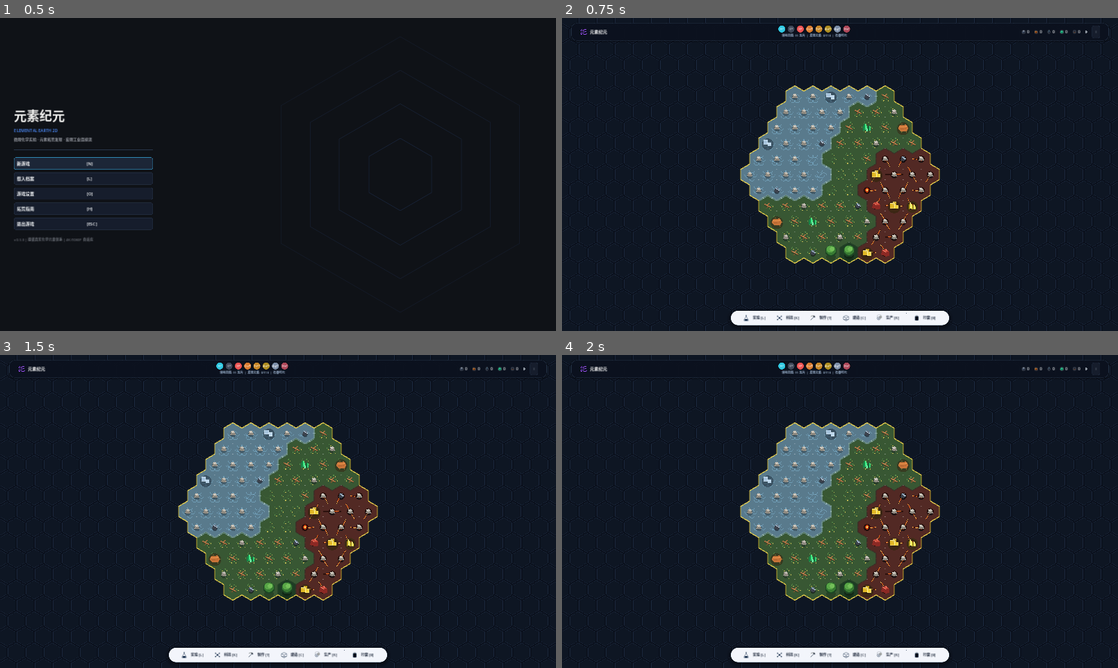
Above: before the commit, frames 1-4 (two rows, left to right).
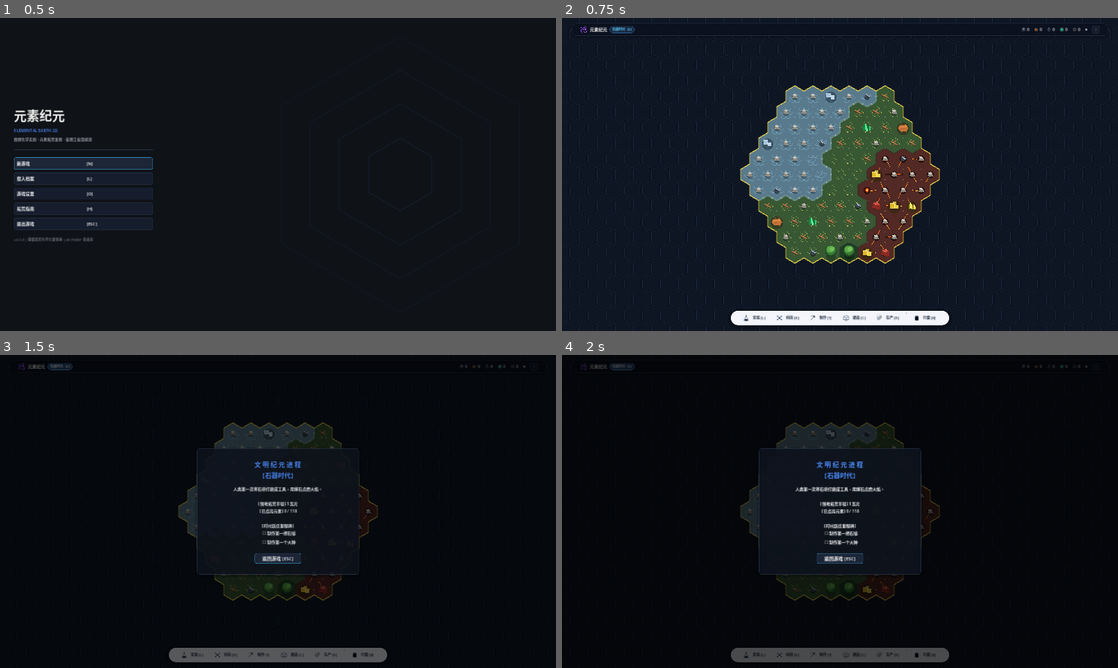
Above: after the commit, the same moments.

Repository: imlinhanchao/elemental-earth-2d
Game: Godot game, scene res://src/scenes/main_menu.tscn
Two runs of this game, one before a commit and one after it. Both use one fixed random seed, a clock stepped at 60 frames per second and the inputs below.
Inputs (mouse positions are in pixels of both pictures, inside the frame that each line leads up to):
- Up to frame 1 (0.5 s): no input
- Up to frame 2 (0.75 s): click "新游戏 [N]" at 0.5 s
- Up to frame 3 (1.5 s): click (61, 367) at 1.25 s, where only the run after the commit has a clickable "石器时代 0/2"
- Up to frame 4 (2 s): no input

Frame 1 is identical in both runs. In frame 2, 0.8% of the frame differs, in the area x 1-99%, y 2-8%; in frame 3, 22%; in frame 4, 82%, in the area x 0-100%, y 0-100%.

Commit message:
feat(ui): remove redundant center elements from top bar and add interactive era progress capsule on left

Diff:
--- a/src/scenes/world.gd
+++ b/src/scenes/world.gd
@@ -108,6 +108,8 @@
 		hud.periodic_modal.open()
 	elif arg_name == "--screenshot-hud":
 		pass # 保持主界面纯净 HUD 与大世界大视野
+	elif arg_name == "--screenshot-era-modal":
+		hud.era_modal.show_current_era_status()
 	elif arg_name == "--screenshot-context-menu":
 		var test_hex = Vector2i(1, 0)
 		var test_screen_pos = Vector2(850, 420)
--- a/src/ui/era_transition_modal.gd
+++ b/src/ui/era_transition_modal.gd
@@ -50,3 +50,40 @@
 	var tw = create_tween()
 	tw.tween_property(self, "modulate:a", 1.0, 0.4)
 	tw.parallel().tween_property(self, "scale", Vector2.ONE, 0.4).set_trans(Tween.TRANS_QUAD).set_ease(Tween.EASE_OUT)
+
+func show_current_era_status() -> void:
+	var cur_era = GameState.current_era
+	var era_def = DataDB.get_era(cur_era)
+	var era_name = str(era_def.get("name", "石器时代")).split(" (")[0]
+	var era_desc = str(era_def.get("description", ""))
+	var milestones = era_def.get("milestones", [])
+
+	title_label.text = "文 明 纪 元 进 程\n【%s】" % era_name
+
+	var lines: Array[String] = []
+	if era_desc != "":
+		lines.append(era_desc)
+		lines.append("")
+	lines.append("【领地拓荒半径】%d 瓦片" % GameState.get_current_territory_radius())
+	lines.append("【已点亮元素】%d / 118" % GameState.discovered_elements.size())
+	lines.append("")
+	if milestones.size() > 0:
+		lines.append("【时代跃迁里程碑】")
+		for m in milestones:
+			var m_k = str(m.get("key", ""))
+			var m_desc = str(m.get("description", m_k))
+			var done = GameState.completed_milestones.has(m_k)
+			lines.append("  %s %s" % ["✅" if done else "⬜", m_desc])
+	else:
+		lines.append("【时代跃迁目标】深入探索大世界并冶炼新金属以突破新纪元！")
+
+	desc_label.text = "\n".join(lines)
+	btn_continue.text = "返回游戏 [ESC]"
+	visible = true
+	btn_continue.grab_focus()
+
+	modulate.a = 0.0
+	scale = Vector2(0.95, 0.95)
+	var tw = create_tween()
+	tw.tween_property(self, "modulate:a", 1.0, 0.2)
+	tw.parallel().tween_property(self, "scale", Vector2.ONE, 0.2).set_trans(Tween.TRANS_QUAD).set_ease(Tween.EASE_OUT)
--- a/src/ui/hud.gd
+++ b/src/ui/hud.gd
@@ -15,11 +15,10 @@
 var current_tab: CategoryTab = CategoryTab.NONE
 
 # 顶部导航与状态条
-@onready var telemetry_label = $Margin/MainVBox/TopBarPanel/Margin/HBox/CenterBox/TelemetryLabel
-@onready var badges_row = $Margin/MainVBox/TopBarPanel/Margin/HBox/CenterBox/BadgesRow
 @onready var logo_icon = $Margin/MainVBox/TopBarPanel/Margin/HBox/LogoBox/LogoIcon
 @onready var logo_title = $Margin/MainVBox/TopBarPanel/Margin/HBox/LogoBox/LogoTextVBox/LogoTitle
 @onready var logo_sub = $Margin/MainVBox/TopBarPanel/Margin/HBox/LogoBox/LogoTextVBox/LogoSub
+@onready var era_badge_btn = $Margin/MainVBox/TopBarPanel/Margin/HBox/LogoBox/EraBadgeBtn
 @onready var save_dot = $Margin/MainVBox/TopBarPanel/Margin/HBox/SaveDot
 @onready var btn_menu = $Margin/MainVBox/TopBarPanel/Margin/HBox/BtnMenu
 
@@ -153,12 +152,19 @@
 	btn_add_malachite.pressed.connect(_on_btn_add_malachite_pressed)
 	btn_add_iron_ore.pressed.connect(_on_btn_add_iron_ore_pressed)
 
+	if era_badge_btn:
+		era_badge_btn.pressed.connect(_on_era_badge_pressed)
+
 	furnace_panel.visible = false
 	action_drawer.visible = false
 	_apply_scheme3_styling()
 	_update_inventory_ui()
 	_update_era_label()
 	_update_task_queue_ui()
+
+func _on_era_badge_pressed() -> void:
+	if era_modal:
+		era_modal.show_current_era_status()
 
 func _toggle_category(tab: CategoryTab) -> void:
 	if tab == CategoryTab.TECH:
@@ -568,11 +574,38 @@
 	if logo_sub:
 		logo_sub.visible = false
 		logo_sub.text = ""
-	if telemetry_label:
-		telemetry_label.add_theme_color_override("font_color", Color(0.70, 0.80, 0.92, 0.9))
-		telemetry_label.add_theme_font_size_override("font_size", 10)
-
-	_setup_element_badges()
+	if era_badge_btn:
+		var pill_normal = StyleBoxFlat.new()
+		pill_normal.bg_color = Color(0.12, 0.22, 0.35, 0.65)
+		pill_normal.border_color = Color(0.25, 0.55, 0.85, 0.75)
+		pill_normal.border_width_left = 1
+		pill_normal.border_width_top = 1
+		pill_normal.border_width_right = 1
+		pill_normal.border_width_bottom = 1
+		pill_normal.corner_radius_top_left = 12
+		pill_normal.corner_radius_top_right = 12
+		pill_normal.corner_radius_bottom_left = 12
+		pill_normal.corner_radius_bottom_right = 12
+		pill_normal.content_margin_left = 10
+		pill_normal.content_margin_right = 10
+		pill_normal.content_margin_top = 2
+		pill_normal.content_margin_bottom = 2
+
+		var pill_hover = pill_normal.duplicate()
+		pill_hover.bg_color = Color(0.18, 0.32, 0.50, 0.9)
+		pill_hover.border_color = Color(0.35, 0.75, 1.0, 0.95)
+
+		era_badge_btn.add_theme_stylebox_override("normal", pill_normal)
+		era_badge_btn.add_theme_stylebox_override("hover", pill_hover)
+		era_badge_btn.add_theme_stylebox_override("pressed", pill_hover)
+		era_badge_btn.add_theme_color_override("font_color", Color(0.38, 0.82, 1.0, 1.0))
+		era_badge_btn.add_theme_color_override("font_hover_color", Color.WHITE)
+		era_badge_btn.add_theme_font_size_override("font_size", 11)
+
+		if ResourceLoader.exists("res://assets/icons/era.svg"):
+			era_badge_btn.icon = load("res://assets/icons/era.svg")
+			era_badge_btn.expand_icon = true
+			era_badge_btn.custom_minimum_size = Vector2(0, 24)
 
 	# 2. 底栏悬浮交互坞 (Floating Action Dock - 纯白亮瓷发光胶囊岛)
 	var dock_box = StyleBoxFlat.new()
@@ -1024,58 +1057,42 @@
 	btn_tab_inventory.tooltip_text = "\n".join(lines)
 
 func _update_era_label() -> void:
-	if telemetry_label:
-		var terr_radius = GameState.get_current_territory_radius()
-		var terr_count = (3 * terr_radius * (terr_radius + 1) + 1)
-		var disc_count = GameState.discovered_elements.size()
-		var era_name = GameState.ERA_NAMES[GameState.current_era].split(" (")[0]
-		telemetry_label.text = "领地范围: %d 瓦片  |  发现元素: %d/118  |  %s" % [terr_count, disc_count, era_name]
-
-# 初始化顶栏圆形 IUPAC 元素徽标列 (方案三 Scheme 3 核心科技象征)
-func _setup_element_badges() -> void:
-	if not badges_row:
+	if not era_badge_btn:
 		return
-	for child in badges_row.get_children():
-		child.queue_free()
-	var badge_defs = [
-		{"sym": "H", "num": "1", "bg": Color(0.18, 0.78, 0.88)}, # Cyan
-		{"sym": "C", "num": "6", "bg": Color(0.24, 0.28, 0.35)}, # Slate
-		{"sym": "O", "num": "8", "bg": Color(0.92, 0.32, 0.32)}, # Coral
-		{"sym": "Cu", "num": "29", "bg": Color(0.85, 0.48, 0.18)}, # Copper
-		{"sym": "Fe", "num": "26", "bg": Color(0.78, 0.52, 0.14)}, # Amber
-		{"sym": "Au", "num": "79", "bg": Color(0.68, 0.55, 0.12)}, # Gold
-		{"sym": "Ag", "num": "47", "bg": Color(0.48, 0.55, 0.65)}, # Silver
-		{"sym": "He", "num": "2", "bg": Color(0.68, 0.28, 0.35)}  # Rose
+	var terr_radius = GameState.get_current_territory_radius()
+	var terr_count = (3 * terr_radius * (terr_radius + 1) + 1)
+	var disc_count = GameState.discovered_elements.size()
+	var cur_era = GameState.current_era
+	var era_def = DataDB.get_era(cur_era)
+	var era_name = str(era_def.get("name", GameState.ERA_NAMES[cur_era])).split(" (")[0]
+	var milestones = era_def.get("milestones", [])
+	var total_ms = milestones.size()
+	var done_ms = 0
+	for m in milestones:
+		if GameState.completed_milestones.has(str(m.get("key", ""))):
+			done_ms += 1
+
+	if total_ms > 0:
+		era_badge_btn.text = "%s  %d/%d" % [era_name, done_ms, total_ms]
+	else:
+		era_badge_btn.text = era_name
+
+	var tooltip_lines: Array[String] = [
+		"【当前文明纪元】%s" % era_name,
+		"领地范围: %d 瓦片  |  已发现元素: %d/118" % [terr_count, disc_count],
+		""
 	]
-	for b in badge_defs:
-		var p = PanelContainer.new()
-		p.custom_minimum_size = Vector2(24, 24)
-		var style = StyleBoxFlat.new()
-		style.bg_color = b.bg
-		style.corner_radius_top_left = 12
-		style.corner_radius_top_right = 12
-		style.corner_radius_bottom_left = 12
-		style.corner_radius_bottom_right = 12
-		style.shadow_color = Color(0, 0, 0, 0.35)
-		style.shadow_size = 4
-		p.add_theme_stylebox_override("panel", style)
-
-		var lbl = Label.new()
-		lbl.text = "%s%s" % [b.sym, _get_superscript(b.num)]
-		lbl.horizontal_alignment = HORIZONTAL_ALIGNMENT_CENTER
-		lbl.vertical_alignment = VERTICAL_ALIGNMENT_CENTER
-		lbl.add_theme_font_size_override("font_size", 10)
-		lbl.add_theme_color_override("font_color", Color.WHITE)
-		p.add_child(lbl)
-		p.tooltip_text = "核心化学元素: %s (原子序号 %s)" % [b.sym, b.num]
-		badges_row.add_child(p)
-
-func _get_superscript(num: String) -> String:
-	var supers = {"0":"⁰","1":"¹","2":"²","3":"³","4":"⁴","5":"⁵","6":"⁶","7":"⁷","8":"⁸","9":"⁹"}
-	var res = ""
-	for c in num:
-		res += supers.get(c, c)
-	return res
+	if total_ms > 0:
+		tooltip_lines.append("【时代跃迁目标】")
+		for m in milestones:
+			var m_k = str(m.get("key", ""))
+			var m_desc = str(m.get("description", m_k))
+			var is_done = GameState.completed_milestones.has(m_k)
+			tooltip_lines.append("  %s %s" % ["✓" if is_done else "○", m_desc])
+	else:
+		tooltip_lines.append("深入探索大世界并冶炼新金属以突破新纪元！")
+	tooltip_lines.append("\n(点击打开纪元详情面板)")
+	era_badge_btn.tooltip_text = "\n".join(tooltip_lines)
 
 func update_current_biome(_biome: int) -> void:
 	pass
--- a/src/ui/hud.tscn
+++ b/src/ui/hud.tscn
@@ -93,22 +93,17 @@
 theme_override_font_sizes/font_size = 9
 text = ""
 
-[node name="CenterBox" type="VBoxContainer" parent="Margin/MainVBox/TopBarPanel/Margin/HBox"]
-layout_mode = 2
-size_flags_horizontal = 3
-alignment = 1
-theme_override_constants/separation = 2
-
-[node name="BadgesRow" type="HBoxContainer" parent="Margin/MainVBox/TopBarPanel/Margin/HBox/CenterBox"]
-layout_mode = 2
-alignment = 1
-theme_override_constants/separation = 8
-
-[node name="TelemetryLabel" type="Label" parent="Margin/MainVBox/TopBarPanel/Margin/HBox/CenterBox"]
-layout_mode = 2
-theme_override_font_sizes/font_size = 10
-horizontal_alignment = 1
-text = "领地范围: 48 瓦片  |  发现元素: 0/118  |  石器时代"
+[node name="EraBadgeBtn" type="Button" parent="Margin/MainVBox/TopBarPanel/Margin/HBox/LogoBox"]
+layout_mode = 2
+size_flags_vertical = 4
+focus_mode = 0
+mouse_default_cursor_shape = 2
+theme_override_font_sizes/font_size = 11
+text = "石器时代"
+
+[node name="Spacer" type="Control" parent="Margin/MainVBox/TopBarPanel/Margin/HBox"]
+layout_mode = 2
+size_flags_horizontal = 3
 
 [node name="ResourceRibbon" type="HBoxContainer" parent="Margin/MainVBox/TopBarPanel/Margin/HBox"]
 layout_mode = 2
Binary file changed: screenshot_current.png
Not shown, changed: AGENTS.md
